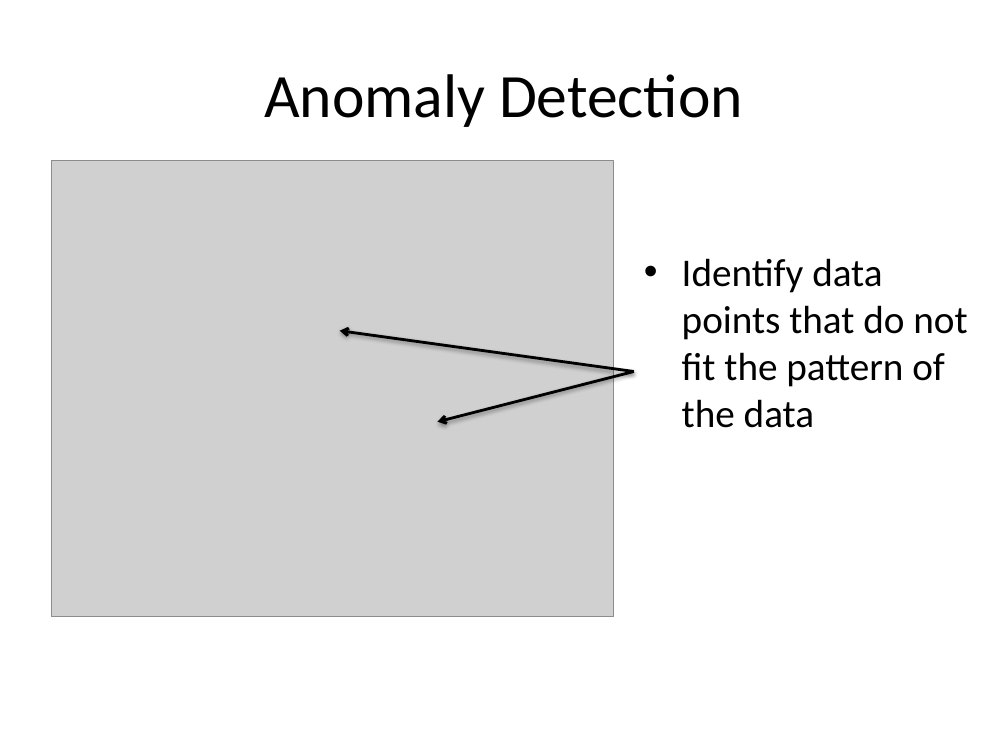
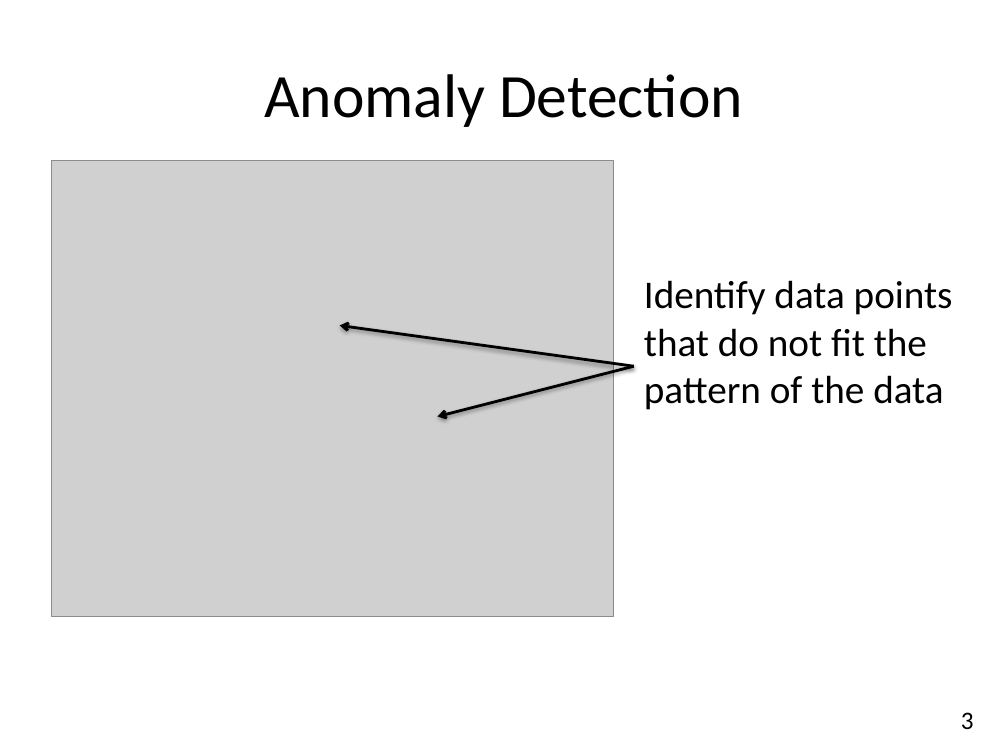
Before and after one commit to peterschrott/axa-driver-telematics, a slide deck: slide 3 of report/02-presentation/presentation.pptx. Drawn at 1008x756 pixels with LibreOffice and Linux fonts; fonts in the diff are those of the drawing; grey boxes stand for pictures. Boxes give left, top, right and bottom in pixels: in the first picture for what was removed or moved away, otherwise in the second. Text is boxed around its words. In the diff, an @@ line names an element or a change of style, - is before the commit and + after.

```diff
--- a/report/02-presentation/presentation.pptx
+++ b/report/02-presentation/presentation.pptx
@@ text "Identify data points that do ...": place and size @@
-text "Identify data points that do ..." at box(682, 258, 967, 428)
+text "Identify data points that do ..." at box(644, 280, 953, 410)
@@ text "Identify data points that do ..." at box(644, 280, 953, 410): bullet • to none @@
@@ arrow moved from (634, 372) - (340, 331) to (634, 366) - (340, 326) @@
@@ arrow moved from (634, 372) - (437, 421) to (634, 366) - (437, 416) @@
@@ text added at box(961, 712, 974, 729), 18 pt, text #000000 @@
+3
```
Also in this commit, not shown: 15 other slides changed, 3 slides added, 2 other files.
